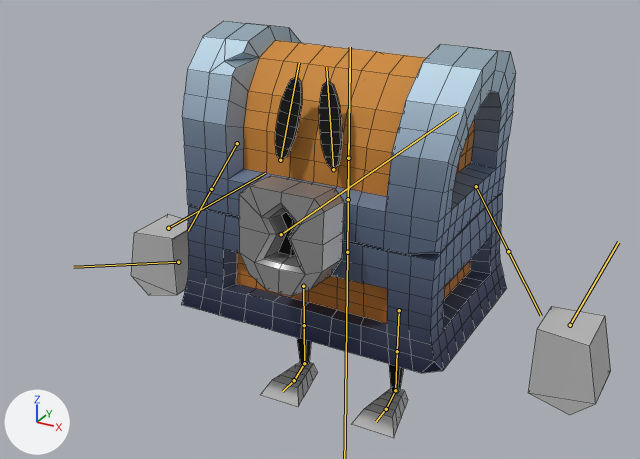
The FBX model BLEND_ROAR/Chest_strong_jump.fbx: old version first, new version second.
Rendered twice from a camera (50 mm lens) standing at (0.978, -1.931, 1.462) and looking at (-0.03, -0.099, 0.546). The axes (+X, +Y, +Z) are drawn at lower left. The lights are the same throughout. Both versions are drawn at frame 2 of the action 'Scene'; the numbers are the values there. The bones that bend it are drawn over the model as lines. Mesh edges are drawn as thin lines.

In view in the first picture: 'chest_mesh_hp'.
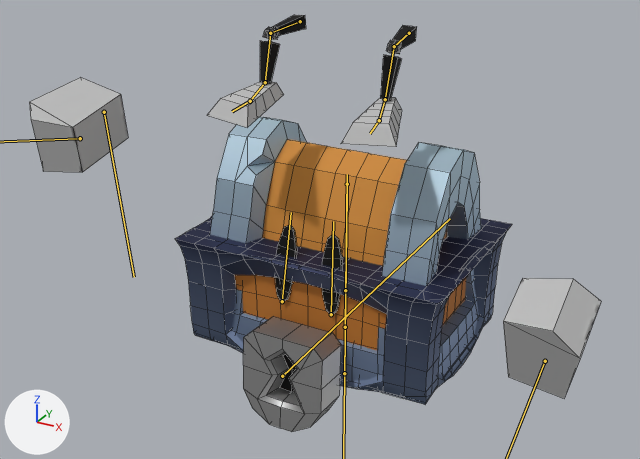
What changed in the scene script:
```text
Change bone_def_hips:
    where bone_def_hips = bpy.data.objects['chest_armature'].pose.bones['def.hips']
    bone_def_hips.location: (0.0, 0.0, 0.0) -> (0.0, -0.197, 0.006)
Change bone_def_body:
    where bone_def_body = bpy.data.objects['chest_armature'].pose.bones['def.body']
    bone_def_body.location: (0.0, 0.0, 0.0) -> (0.0, -0.379, 0.006)
Change bone_def_head_top:
    where bone_def_head_top = bpy.data.objects['chest_armature'].pose.bones['def.head_top']  # child of 'def.head_bot'
    bone_def_head_top.scale: (1.0, 1.0, 1.0) -> (0.83, 1.44, 0.83)
Change bone_def_eye_l:
    where bone_def_eye_l = bpy.data.objects['chest_armature'].pose.bones['def.eye.l']  # child of 'def.head_top'
    bone_def_eye_l.location: (0.0, 0.0, 0.0) -> (0.011, -0.02, 0.036)
    bone_def_eye_l.rotation_quaternion: (1.0, 0.0, 0.0, 0.0) -> (0.999, -0.043, 0.006, -0.031)  # degrees (0, 0, 0) -> degrees (-5, 0, -4)
    bone_def_eye_l.scale: (0.77, 1.0, 0.88) -> (0.92, 0.72, 1.05)
Change bone_def_eye_r:
    where bone_def_eye_r = bpy.data.objects['chest_armature'].pose.bones['def.eye.r']  # child of 'def.head_top'
    bone_def_eye_r.location: (0.0, 0.0, 0.0) -> (-0.011, -0.02, 0.036)
    bone_def_eye_r.rotation_quaternion: (1.0, 0.0, 0.0, 0.0) -> (0.999, -0.043, -0.006, 0.031)  # degrees (0, 0, 0) -> degrees (-5, 0, 4)
    bone_def_eye_r.scale: (0.77, 1.0, 0.88) -> (0.92, 0.72, 1.05)
Change bone_def_hand_l:
    where bone_def_hand_l = bpy.data.objects['chest_armature'].pose.bones['def.hand.l']  # child of 'def.body'
    bone_def_hand_l.location: (0.0, 0.0, 0.0) -> (0.0, -0.195, 0.355)
    bone_def_hand_l.rotation_quaternion: (1.0, 0.0, 0.0, 0.0) -> (-0.186, 0.983, 0.0, 0.0)  # degrees (0, 0, 0) -> degrees (-159, 0, 0)
Change bone_def_hand_r:
    where bone_def_hand_r = bpy.data.objects['chest_armature'].pose.bones['def.hand.r']  # child of 'def.body'
    bone_def_hand_r.location: (0.0, 0.0, 0.0) -> (0.02, -0.216, 0.712)
    bone_def_hand_r.rotation_quaternion: (1.0, 0.0, 0.0, 0.0) -> (0.775, -0.63, 0.033, 0.032)  # degrees (0, 0, 0) -> degrees (-78, 5, 1)
Change bone_def_locker:
    where bone_def_locker = bpy.data.objects['chest_armature'].pose.bones['def.locker']
    bone_def_locker.location: (0.0, -0.041, 0.022) -> (0.0, -0.047, -0.357)
Change bone_def_thight_l:
    where bone_def_thight_l = bpy.data.objects['chest_armature'].pose.bones['def.thight.l']
    bone_def_thight_l.location: (0.0, 0.0, 0.0) -> (0.0, -0.747, 0.009)
    bone_def_thight_l.rotation_quaternion: (1.0, 0.0, 0.0, -0.002) -> (0.732, 0.678, -0.065, 0.023)  # degrees (0, 0, 0) -> degrees (86, -7, -3)
    bone_def_thight_l.scale: (1.0, 1.0, 1.0) -> (1.0, 0.92, 1.0)
Change bone_def_shin_l:
    where bone_def_shin_l = bpy.data.objects['chest_armature'].pose.bones['def.shin.l']  # child of 'def.thight.l'
    bone_def_shin_l.rotation_quaternion: (1.0, 0.0, 0.0, 0.0) -> (0.833, -0.553, 0.0, 0.0)  # degrees (0, 0, 0) -> degrees (-67, 0, 0)
    bone_def_shin_l.scale: (1.0, 1.0, 1.0) -> (1.0, 0.93, 1.07)
Change bone_def_foot_l:
    where bone_def_foot_l = bpy.data.objects['chest_armature'].pose.bones['def.foot.l']  # child of 'def.shin.l'
    bone_def_foot_l.rotation_quaternion: (1.0, 0.0, 0.0, 0.0) -> (0.962, -0.266, 0.058, 0.024)  # degrees (0, 0, 0) -> degrees (-31, 7, 1)
    bone_def_foot_l.scale: (1.0, 1.0, 1.0) -> (1.0, 1.05, 1.03)
Change bone_def_thight_r:
    where bone_def_thight_r = bpy.data.objects['chest_armature'].pose.bones['def.thight.r']
    bone_def_thight_r.location: (0.0, 0.0, 0.0) -> (0.0, -0.747, 0.009)
    bone_def_thight_r.rotation_quaternion: (1.0, 0.0, 0.0, 0.002) -> (0.732, 0.678, 0.065, -0.023)  # degrees (0, 0, 0) -> degrees (86, 7, 3)
    bone_def_thight_r.scale: (1.0, 1.0, 1.0) -> (1.0, 0.92, 1.0)
Change bone_def_shin_r:
    where bone_def_shin_r = bpy.data.objects['chest_armature'].pose.bones['def.shin.r']  # child of 'def.thight.r'
    bone_def_shin_r.rotation_quaternion: (1.0, 0.0, 0.0, 0.0) -> (0.833, -0.553, 0.0, 0.0)  # degrees (0, 0, 0) -> degrees (-67, 0, 0)
    bone_def_shin_r.scale: (1.0, 1.0, 1.0) -> (1.0, 0.93, 1.07)
Change bone_def_foot_r:
    where bone_def_foot_r = bpy.data.objects['chest_armature'].pose.bones['def.foot.r']  # child of 'def.shin.r'
    bone_def_foot_r.rotation_quaternion: (1.0, 0.0, 0.0, 0.0) -> (0.962, -0.266, -0.058, -0.024)  # degrees (0, 0, 0) -> degrees (-31, -7, -1)
    bone_def_foot_r.scale: (1.0, 1.0, 1.0) -> (1.0, 1.05, 1.03)
```

Boxes [x1, y1, x2, y2] around the edits, measured in the pictures (640 x 459 px):
'chest_mesh_hp', posed (19% wider): before [131, 21, 611, 438]; after [29, 15, 601, 432]
bone 'def.body', root to tip: before (347, 252) to (350, 47); after (344, 373) to (347, 193)
bone 'def.head_top', root to tip: before (348, 158) to (350, 68); after (345, 290) to (347, 174)
bone 'def.eye.l', root to tip: before (333, 169) to (326, 67); after (331, 314) to (333, 221)
bone 'def.eye.r', root to tip: before (280, 160) to (299, 63); after (282, 301) to (291, 212)
bone 'def.hand.r', root to tip: before (168, 228) to (265, 173); after (104, 112) to (134, 277)
bone 'def.locker', root to tip: before (281, 234) to (457, 112); after (282, 376) to (450, 218)
bone 'def.thight.l', root to tip: before (399, 310) to (397, 351); after (409, 33) to (394, 46)
bone 'def.shin.l', root to tip: before (397, 351) to (395, 390); after (394, 46) to (385, 99)
bone 'def.foot.l', root to tip: before (395, 390) to (386, 409); after (385, 99) to (379, 120)
bone 'def.thight.r', root to tip: before (303, 286) to (304, 325); after (300, 21) to (270, 33)
bone 'def.shin.r', root to tip: before (304, 325) to (304, 363); after (270, 33) to (265, 82)
bone 'def.foot.r', root to tip: before (304, 363) to (294, 380); after (265, 82) to (250, 101)
